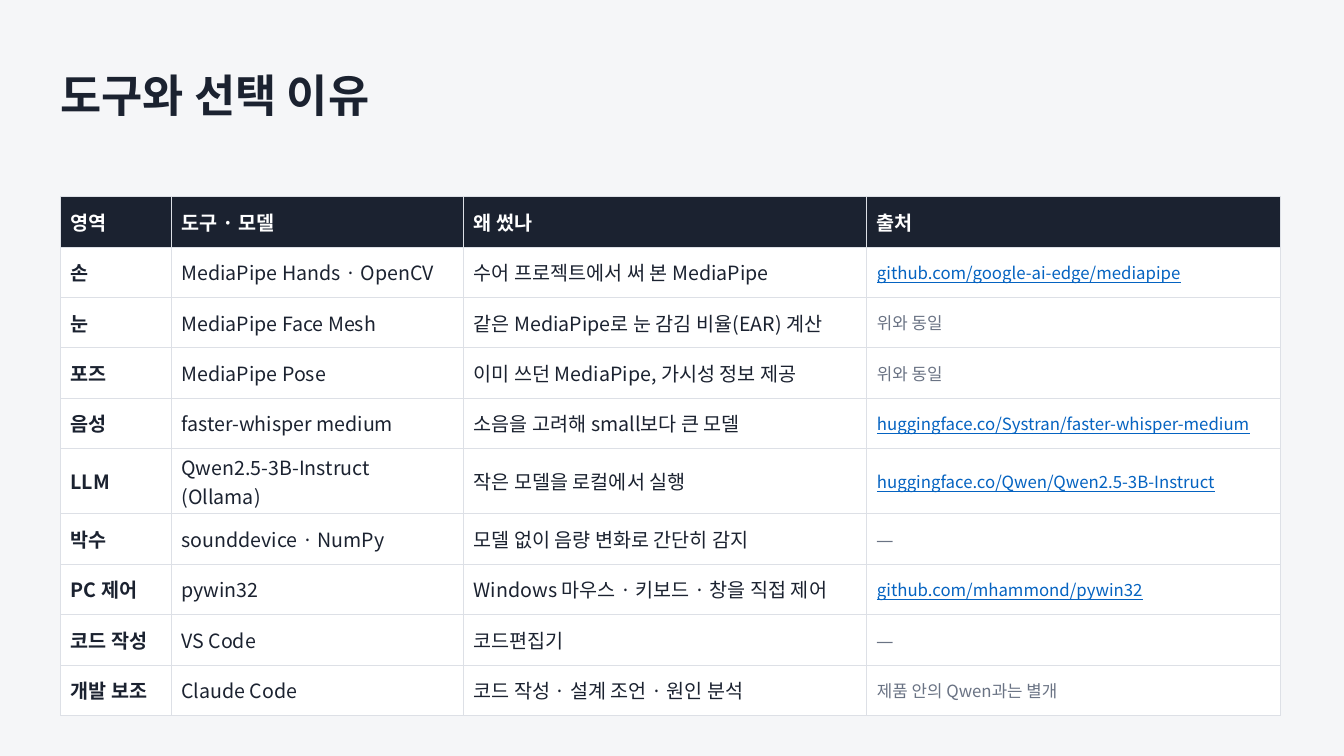
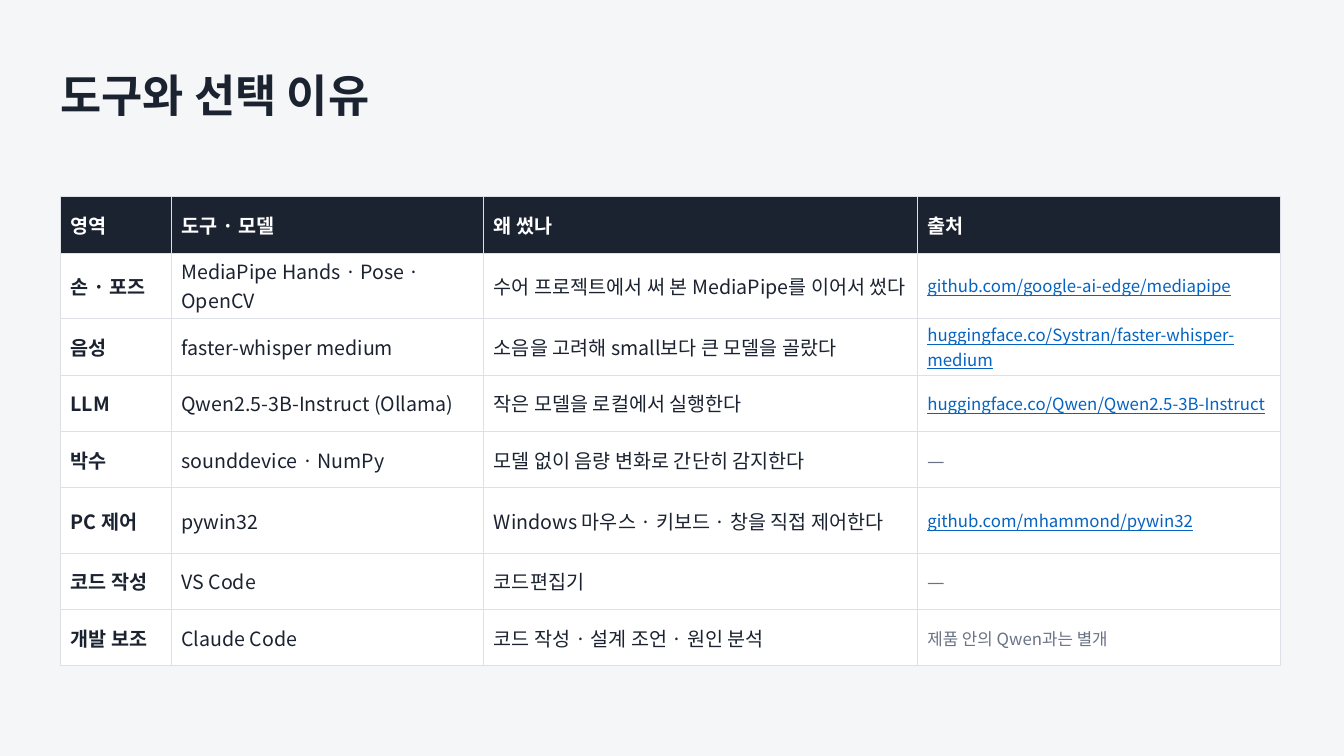
Before and after one commit to JungUH-0/JungPra, a slide deck: slide 5 of pythonpra/myproject/ppt/assistant_process.pptx (slide 6 before the commit). Drawn at 1344x756 pixels with LibreOffice and Linux fonts; fonts in the diff are those of the drawing. Boxes give left, top, right and bottom in pixels: in the first picture for what was removed or moved away, otherwise in the second. Text is boxed around its words. In the diff, an @@ line names an element or a change of style, - is before the commit and + after.

```diff
--- a/pythonpra/myproject/ppt/assistant_process.pptx
+++ b/pythonpra/myproject/ppt/assistant_process.pptx
@@ table at bbox=[60, 197, 1280, 652] @@
-row 2: 손 | MediaPipe Hands · OpenCV | 수어 프로젝트에서 써 본 MediaPipe | github.com/google-ai-edge/mediapipe
-row 3: 눈 | MediaPipe Face Mesh | 같은 MediaPipe로 눈 감김 비율(EAR) 계산 | 위와 동일
-row 4: 포즈 | MediaPipe Pose | 이미 쓰던 MediaPipe, 가시성 정보 제공 | 위와 동일
-row 5: 음성 | faster-whisper medium | 소음을 고려해 small보다 큰 모델 | huggingface.co/Systran/faster-whisper-medium
-row 6: LLM | Qwen2.5-3B-Instruct (Ollama) | 작은 모델을 로컬에서 실행 | huggingface.co/Qwen/Qwen2.5-3B-Instruct
-row 7: 박수 | sounddevice · NumPy | 모델 없이 음량 변화로 간단히 감지 | —
-row 8: PC 제어 | pywin32 | Windows 마우스 · 키보드 · 창을 직접 제어 | github.com/mhammond/pywin32
+row 2: 손 · 포즈 | MediaPipe Hands · Pose · OpenCV | 수어 프로젝트에서 써 본 MediaPipe를 이어서 썼다 | github.com/google-ai-edge/mediapipe
+row 3: 음성 | faster-whisper medium | 소음을 고려해 small보다 큰 모델을 골랐다 | huggingface.co/Systran/faster-whisper-medium
+row 4: LLM | Qwen2.5-3B-Instruct (Ollama) | 작은 모델을 로컬에서 실행한다 | huggingface.co/Qwen/Qwen2.5-3B-Instruct
+row 5: 박수 | sounddevice · NumPy | 모델 없이 음량 변화로 간단히 감지한다 | —
+row 6: PC 제어 | pywin32 | Windows 마우스 · 키보드 · 창을 직접 제어한다 | github.com/mhammond/pywin32
```
Also in this commit, not shown: 10 other slides changed, 1 slide added, 2 slides removed, 2 other files.
